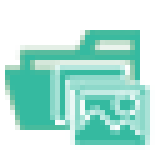
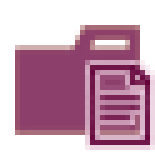
Layer changes from the first 155 × 160 image to the second:
added group "docs" with 5 layers above "images" over [5, 25, 150, 145]
added layer "doc" in group "docs" over [90, 65, 150, 145]
added layer "Color Fill 2" (1st of 12, in "docs") in group "docs" over [15, 25, 140, 135]
added layer "Layer 2" (1st of 12, in "docs") in group "docs" over [15, 25, 140, 135]
hid group "images" (5 layers) over [5, 25, 150, 145]
